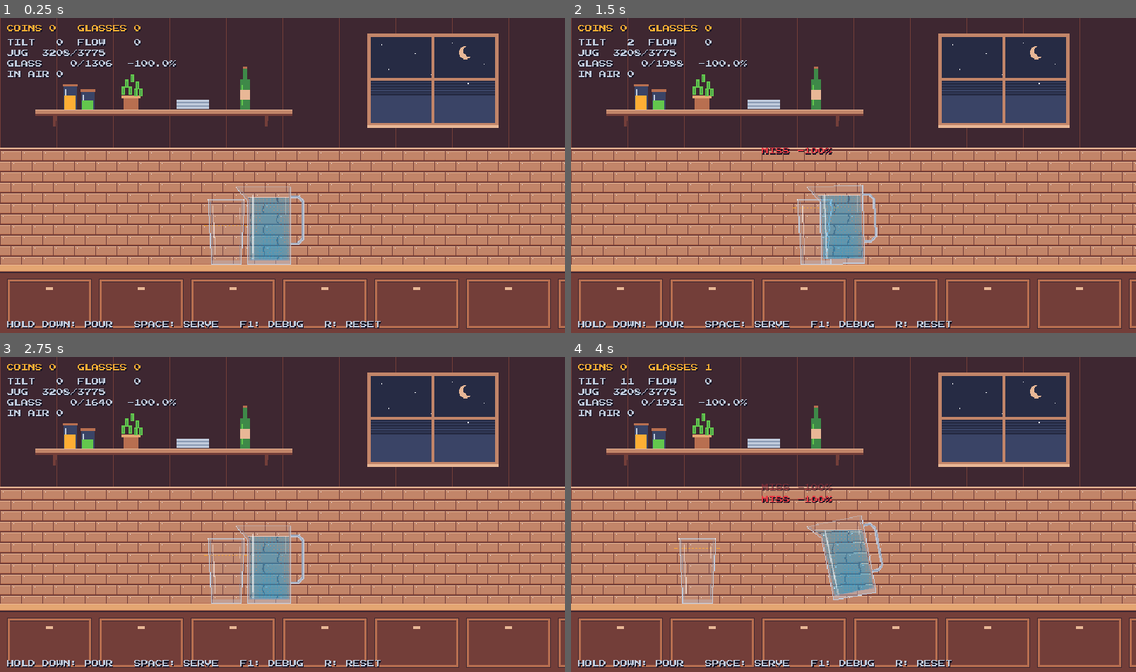
Above: before the commit, frames 1-4 (two rows, left to right).
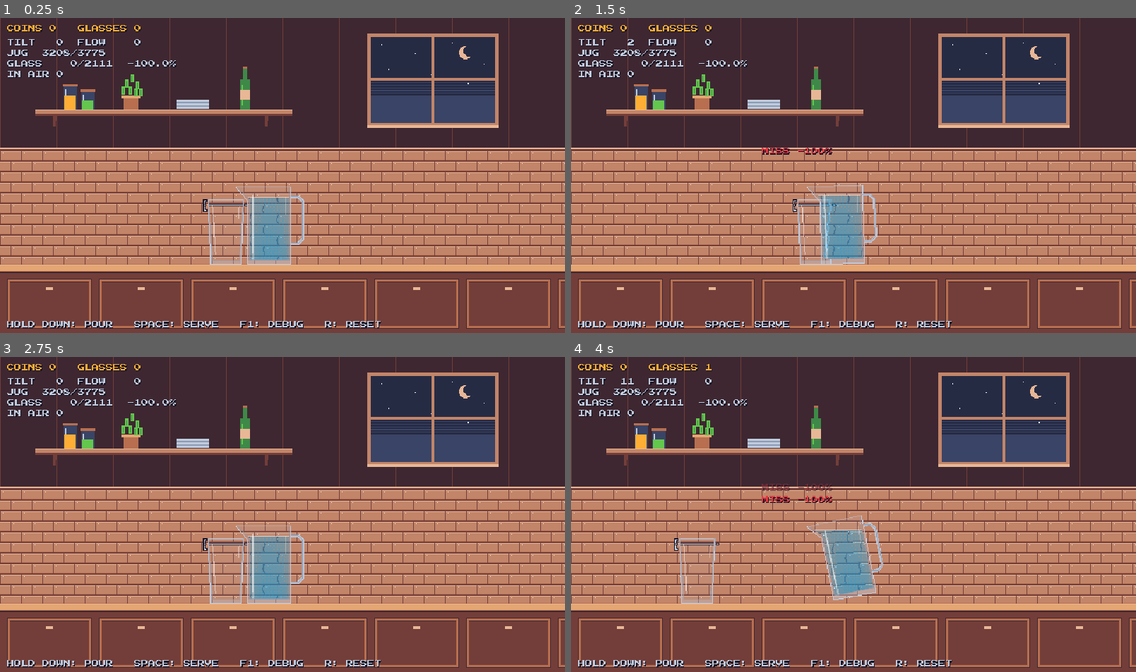
Above: after the commit, the same moments.

Repository: mihai-molnar/pour-game
Game: Godot game, scene res://main.tscn
Same seed, same stepped clock (60 frames per second), same inputs: the game is played once before the commit and once after it.
Inputs:
- Up to frame 1 (0.25 s): no input
- Up to frame 2 (1.5 s): tap Enter at 0.5 s; tap R at 0.6, 1.35 s; tap Space at 0.77 s; hold Down from 1.28 s (still down)
- Up to frame 3 (2.75 s): tap Space at 1.52 s; release Down at 2.03 s; tap R at 2.1 s
- Up to frame 4 (4 s): tap Space at 2.75, 3.02, 3.77 s; tap R at 2.85, 3.6 s; hold Down from 3.53 s (still down)

The runs differ from the first frame. In frame 1, 0.3% of the frame differs, in the area x 15-44%, y 13-79%; in frame 2, 0.3%; in frame 3, 0.3%; in frame 4, 0.3%.

Commit message:
feat: glass from DrinkDef with fixed fill line and tolerance band markers
Co-Authored-By: Claude Sonnet 5.5 <noreply@anthropic.com>

Diff:
--- a/draw_layer.gd
+++ b/draw_layer.gd
@@ -9,3 +9,17 @@
 func _draw() -> void:
 	if draw_func.is_valid():
 		draw_func.call(self)
+
+
+## Draws a polygon's edges as 1 px lines; edges along its top (the rim or
+## opening) use `rim` instead (a transparent `rim` skips them).
+static func draw_outline(ci: CanvasItem, poly: PackedVector2Array, wall: Color, rim: Color) -> void:
+	var top := INF
+	for p in poly:
+		top = minf(top, p.y)
+	for i in poly.size():
+		var a := poly[i]
+		var b := poly[(i + 1) % poly.size()]
+		var c := rim if a.y - top < 1.0 and b.y - top < 1.0 else wall
+		if c.a > 0.0:
+			ci.draw_line(a, b, c)
--- a/glass.gd
+++ b/glass.gd
@@ -1,13 +1,11 @@
 class_name Glass
 extends Node2D
-## A water tumbler. Its inside is rasterized once into pixel columns/rows, so
-## the volume → level mapping is exact to what's drawn. The surface is a 1D
-## wave (one spring column per pixel) that the stream and glass motion excite;
-## waves are visual only — the volume is the gameplay truth.
-
-@export_group("Target")
-@export_range(0.1, 1.0) var target_min := 0.55
-@export_range(0.1, 1.0) var target_max := 0.85
+## A glass (tumbler, mug, cup …) configured by a DrinkDef. Its inside is
+## rasterized once into pixel columns/rows, so the volume → level mapping is
+## exact to what's drawn. The surface is a 1D wave (one spring column per
+## pixel) that the stream and glass motion excite; waves are visual only — the
+## volume is the gameplay truth. The fill line is fixed per drink
+## (fill_fraction × capacity) and the ±good_tol band is drawn beside it.
 
 @export_group("Waves")
 @export var wave_speed := 40.0
@@ -19,10 +17,9 @@
 ## Slosh from the glass sliding (liquid lags the motion).
 @export var move_slosh := 0.0012
 
-var interior := PackedVector2Array([Vector2(-15, -5), Vector2(15, -5), Vector2(19, -74), Vector2(-19, -74)])
-var outer := PackedVector2Array([Vector2(-17, 0), Vector2(17, 0), Vector2(21, -74), Vector2(-21, -74)])
-const RIM_Y := -74
-
+var def: DrinkDef
+var interior := PackedVector2Array()
+var outer := PackedVector2Array()
 var volume := 0.0
 var target := 0.0
 var spilled := 0.0
@@ -33,12 +30,14 @@
 var _col_top := PackedInt32Array()
 var _col_bottom := PackedInt32Array()
 var _row_area := PackedInt32Array()
+var _row_left := PackedInt32Array()
+var _row_right := PackedInt32Array()
 var _wave_h := PackedFloat32Array()
 var _wave_v := PackedFloat32Array()
 var _level := 0.0
 var _target_y := 0.0
 var _bubbles: Array[Vector3] = []  # x, y (local), rise speed
-var _drips: Array[Vector3] = []    # x side (-1/1), y (local), speed
+var _drips: Array[Vector3] = []    # side (-1/1), y (local), speed
 var _last_x := 0.0
 var _last_vx := 0.0
 
@@ -48,21 +47,35 @@
 
 
 func _ready() -> void:
-	_rasterize()
 	_liquid.draw_func = _draw_liquid
 	_front.draw_func = _draw_front
-	_mat.set_shader_parameter("center_x", 0.0)
-	_mat.set_shader_parameter("half_width", 19.0)
-	_mat.set_shader_parameter("highlight_x", -15.0)
 	_last_x = global_position.x
+
+
+func setup(d: DrinkDef) -> void:
+	def = d
+	interior = d.glass_interior
+	outer = d.glass_outer
+	_rasterize()
+	var lo := Vector2(INF, INF)
+	var hi := Vector2(-INF, -INF)
+	for p in interior:
+		lo = lo.min(p)
+		hi = hi.max(p)
+	_mat.set_shader_parameter("tint", d.liquid_color)
+	_mat.set_shader_parameter("center_x", (lo.x + hi.x) * 0.5)
+	_mat.set_shader_parameter("half_width", (hi.x - lo.x) * 0.5)
+	_mat.set_shader_parameter("highlight_x", lo.x + 4.0)
+	target = d.fill_fraction * capacity
+	_target_y = level_for(target)
 	reset()
 
 
+## Empties the glass for the next serve (the fill line stays where it is).
 func reset() -> void:
 	volume = 0.0
 	spilled = 0.0
-	target = randf_range(target_min, target_max) * capacity
-	_target_y = level_for(target)
+	_level = level_for(0.0)
 	_wave_h.fill(0.0)
 	_wave_v.fill(0.0)
 	_bubbles.clear()
@@ -83,6 +96,10 @@
 	_col_bottom.resize(cols)
 	_row_area.resize(rows)
 	_row_area.fill(0)
+	_row_left.resize(rows)
+	_row_left.fill(1 << 30)
+	_row_right.resize(rows)
+	_row_right.fill(-(1 << 30))
 	_wave_h.resize(cols)
 	_wave_v.resize(cols)
 	capacity = 0.0
@@ -94,6 +111,8 @@
 				top = mini(top, _y0 + r)
 				bottom = maxi(bottom, _y0 + r + 1)
 				_row_area[r] += 1
+				_row_left[r] = mini(_row_left[r], _x0 + c)
+				_row_right[r] = maxi(_row_right[r], _x0 + c)
 				capacity += 1.0
 		_col_top[c] = top
 		_col_bottom[c] = bottom
@@ -112,13 +131,38 @@
 	return float(_y0)
 
 
+func target_y() -> float:
+	return _target_y
+
+
+## Local rows of the ±good_tol band edges: x = upper (+tol), y = lower (−tol).
+func band_levels() -> Vector2:
+	var tol: float = GameState.stats.good_tol
+	return Vector2(roundf(level_for(target * (1.0 + tol))), roundf(level_for(target * (1.0 - tol))))
+
+
 func rim_y_world() -> float:
-	return global_position.y + RIM_Y
-
-
-## World x range of the opening at the rim.
+	return global_position.y + _y0
+
+
+## World x range of the opening (the interior's top pixel row).
 func opening_world() -> Vector2:
-	return Vector2(global_position.x + interior[3].x, global_position.x + interior[2].x)
+	return Vector2(global_position.x + _row_left[0], global_position.x + _row_right[0] + 1)
+
+
+## Outer wall x (left, right) at local y.
+func outer_x_at(y: float) -> Vector2:
+	var lo := INF
+	var hi := -INF
+	var n := outer.size()
+	for i in n:
+		var a := outer[i]
+		var b := outer[(i + 1) % n]
+		if a.y != b.y and (a.y - y) * (b.y - y) <= 0.0:
+			var x := lerpf(a.x, b.x, (y - a.y) / (b.y - a.y))
+			lo = minf(lo, x)
+			hi = maxf(hi, x)
+	return Vector2(lo, hi)
 
 
 func _col(x_world: float) -> int:
@@ -148,7 +192,7 @@
 		spilled += volume - capacity
 		volume = capacity
 		if _drips.size() < 30:
-			_drips.append(Vector3(1.0 if randf() < 0.5 else -1.0, RIM_Y, randf_range(30.0, 60.0)))
+			_drips.append(Vector3(1.0 if randf() < 0.5 else -1.0, float(_y0), randf_range(30.0, 60.0)))
 	var c := _col(x_world)
 	var kick := vol * speed * impact_gain
 	_wave_v[c] -= kick
@@ -212,13 +256,8 @@
 	_front.queue_redraw()
 
 
-func _wall_x(y: float, side: float) -> float:
-	# Outer wall x at local y (walls taper from 17 at the base to 21 at the rim).
-	return side * (17.0 + 4.0 * (-y) / 74.0)
-
-
 func _draw_liquid(ci: CanvasItem) -> void:
-	if volume < 0.5:
+	if def == null or volume < 0.5:
 		return
 	for c in _col_top.size():
 		var top := maxi(roundi(_surface_local(c)), _col_top[c])
@@ -226,13 +265,12 @@
 			ci.draw_rect(Rect2(_x0 + c, top, 1, _col_bottom[c] - top), Color.WHITE)
 
 
-func _px(ci: CanvasItem, a: Vector2, b: Vector2, color: Color) -> void:
-	ci.draw_line(a + Vector2(0.5, 0.5), b + Vector2(0.5, 0.5), color)
-
-
 func _draw_front(ci: CanvasItem) -> void:
+	if def == null:
+		return
 	ci.draw_colored_polygon(outer, Color(Palette.FROST, 0.08))
-	ci.draw_rect(Rect2(-17, -5, 34, 5), Color(Palette.FROST, 0.3))
+	for wall in Geometry2D.clip_polygons(outer, interior):
+		ci.draw_colored_polygon(wall, Color(Palette.FROST, 0.3))
 
 	# Meniscus + bubbles.
 	if volume >= 0.5:
@@ -243,27 +281,62 @@
 	for b in _bubbles:
 		ci.draw_rect(Rect2(floorf(b.x), floorf(b.y), 1, 1), Color(Palette.WHITE, 0.7))
 
-	# Fill line: dashes inside, ticks outside.
+	_draw_band(ci)
+	_draw_fill_line(ci)
+
+	# Walls: outlines inset/outset half a pixel so 1 px lines land on the glass's own pixels.
+	for poly in Geometry2D.offset_polygon(outer, -0.5, Geometry2D.JOIN_MITER):
+		DrawLayer.draw_outline(ci, poly, Palette.FROST, Color(Palette.FROST, 0.7))
+	for poly in Geometry2D.offset_polygon(interior, 0.5, Geometry2D.JOIN_MITER):
+		DrawLayer.draw_outline(ci, poly, Color(Palette.MIST, 0.5), Color(0, 0, 0, 0))
+	# Highlights, derived from the interior's row spans.
+	var rows := _row_left.size()
+	for r in range(6, rows - 6):
+		ci.draw_rect(Rect2(_row_left[r] + 3, _y0 + r, 1, 1), Color(Palette.WHITE, 0.55))
+	for r in range(8, mini(22, rows)):
+		ci.draw_rect(Rect2(_row_right[r] - 3, _y0 + r, 1, 1), Color(Palette.WHITE, 0.35))
+
+	# Drips running down the outside after an overflow.
+	for d in _drips:
+		var walls := outer_x_at(d.y)
+		var px := floorf(walls.y) if d.x > 0.0 else floorf(walls.x) - 1.0
+		ci.draw_rect(Rect2(px, floorf(d.y), 1, 2), def.liquid_highlight)
+
+
+## The ±good_tol band: a light bracket (spine + end ticks pointing at the
+## glass) just outside the left wall, outlined dark so it reads on any background.
+func _draw_band(ci: CanvasItem) -> void:
+	var band := band_levels()
+	var y_top := int(band.x)
+	var y_bot := int(band.y)
+	var x := floori(outer_x_at(float(y_top)).x) - 4
+	var h := y_bot - y_top + 1
+	ci.draw_rect(Rect2(x - 1, y_top - 1, 3, h + 2), Palette.INK)
+	ci.draw_rect(Rect2(x - 1, y_top - 1, 5, 3), Palette.INK)
+	ci.draw_rect(Rect2(x - 1, y_bot - 1, 5, 3), Palette.INK)
+	ci.draw_rect(Rect2(x, y_top, 1, h), Palette.FROST)
+	ci.draw_rect(Rect2(x, y_top, 3, 1), Palette.FROST)
+	ci.draw_rect(Rect2(x, y_bot, 3, 1), Palette.FROST)
+
+
+## The fill line: a 1 px white line with dark rows above and below across the
+## inside, plus outlined ticks outside the walls. The left tick runs from the
+## band bracket to the wall, so it reads as the bracket's centre mark.
+func _draw_fill_line(ci: CanvasItem) -> void:
 	var ty := roundi(_target_y)
-	var half := int(17.0 + 4.0 * (-ty) / 74.0) - 2
-	for x in range(-half, half, 4):
-		ci.draw_rect(Rect2(x, ty, 2, 1), Color(Palette.GOLD, 0.9))
-	var outer_x := int(_wall_x(ty, 1.0))
-	ci.draw_rect(Rect2(outer_x + 2, ty, 4, 1), Palette.GOLD)
-	ci.draw_rect(Rect2(-outer_x - 6, ty, 4, 1), Palette.GOLD)
-
-	# Walls.
-	_px(ci, Vector2(-21, -74), Vector2(-17, -1), Palette.FROST)
-	_px(ci, Vector2(20, -74), Vector2(16, -1), Palette.FROST)
-	_px(ci, Vector2(-17, -1), Vector2(16, -1), Palette.FROST)
-	_px(ci, Vector2(-19, -73), Vector2(-15, -6), Color(Palette.MIST, 0.5))
-	_px(ci, Vector2(18, -73), Vector2(14, -6), Color(Palette.MIST, 0.5))
-	_px(ci, Vector2(-21, -74), Vector2(20, -74), Color(Palette.FROST, 0.7))
-	# Highlights.
-	_px(ci, Vector2(-16, -68), Vector2(-13, -12), Color(Palette.WHITE, 0.55))
-	_px(ci, Vector2(15, -66), Vector2(14, -52), Color(Palette.WHITE, 0.35))
-	ci.draw_rect(Rect2(-21, -74, 1, 1), Palette.WHITE)
-	ci.draw_rect(Rect2(20, -74, 1, 1), Palette.WHITE)
-
-	for d in _drips:
-		ci.draw_rect(Rect2(floorf(_wall_x(d.y, d.x)) + (0.0 if d.x > 0 else -1.0), floorf(d.y), 1, 2), Palette.WATER_LIGHT)
+	var r := ty - _y0
+	if r < 0 or r >= _row_left.size():
+		return
+	var left := _row_left[r]
+	var width := _row_right[r] - left + 1
+	ci.draw_rect(Rect2(left, ty - 1, width, 3), Palette.INK)
+	ci.draw_rect(Rect2(left, ty, width, 1), Palette.WHITE)
+	var walls := outer_x_at(float(ty) + 0.5)
+	var bracket_x := floori(outer_x_at(band_levels().x).x) - 4
+	var left_end := floori(walls.x) - 2
+	ci.draw_rect(Rect2(bracket_x - 1, ty - 1, left_end - bracket_x + 2, 3), Palette.INK)
+	ci.draw_rect(Rect2(bracket_x, ty, left_end - bracket_x, 1), Palette.WHITE)
+	# Short right tick: the pourer's wall sits ~4 px to the right of the glass.
+	var right_start := ceili(walls.y) + 1
+	ci.draw_rect(Rect2(right_start - 1, ty - 1, 4, 3), Palette.INK)
+	ci.draw_rect(Rect2(right_start, ty, 2, 1), Palette.WHITE)
--- a/main.gd
+++ b/main.gd
@@ -36,6 +36,9 @@
 
 
 func _ready() -> void:
+	var drink: DrinkDef = GameState.owned_drinks[0]
+	glass.setup(drink)
+	stream.set_drink(drink)
 	_build_hud()
 	var args := {}
 	for a in OS.get_cmdline_user_args():
--- a/stream.gd
+++ b/stream.gd
@@ -22,6 +22,8 @@
 	var state := 0  # 0 = above the rim, 1 = inside the glass, 2 = missed it
 
 var spilled := 0.0
+var liquid_color := Palette.WATER
+var liquid_highlight := Palette.WATER_LIGHT
 
 var _parcels: Array[Parcel] = []
 var _droplets: Array[Vector4] = []  # x, y, vx, vy — splash visuals only
@@ -50,6 +52,11 @@
 		vol = _pending
 		_pending = 0.0
 	_spawn(origin, velocity, vol, clampi(int(1.0 + sqrt(flow) / 14.0), 1, 4))
+
+
+func set_drink(d: DrinkDef) -> void:
+	liquid_color = d.liquid_color
+	liquid_highlight = d.liquid_highlight
 
 
 func _spawn(origin: Vector2, velocity: Vector2, vol: float, width: int) -> void:
@@ -131,8 +138,8 @@
 
 
 func _draw() -> void:
-	var body := Color(Palette.WATER, 0.9)
-	var core := Color(Palette.WATER_LIGHT, 0.9)
+	var body := Color(liquid_color, 0.9)
+	var core := Color(liquid_highlight, 0.9)
 	var prev: Parcel = null
 	for p in _parcels:
 		if prev != null and p.tick == prev.tick + 1:
--- /dev/null
+++ b/tools/checks/check_glass.gd
@@ -0,0 +1,31 @@
+extends CheckBase
+## Checks the glass set up from water.tres: exact capacity, fixed target,
+## band levels following stats.good_tol, and geometry helpers. Run:
+##   "$GODOT" --headless --path . --quit-after 900 --script res://tools/run_check.gd -- --check=glass
+
+
+func run() -> void:
+	var main: Node = load("res://main.tscn").instantiate()
+	add_child(main)
+	var glass: Glass = main.glass
+	var water: DrinkDef = GameState.owned_drinks[0]
+	expect(glass.def == water, "glass is set up with water")
+	expect(glass.capacity == 2346.0, "capacity = interior pixel count (got %d)" % glass.capacity)
+	var want := 0.9 * glass.capacity
+	expect(is_equal_approx(glass.target, want), "target = fill_fraction x capacity")
+	for i in 5:
+		glass.reset()
+	expect(is_equal_approx(glass.target, want), "target stays fixed across resets")
+	expect(glass.volume == 0.0 and glass.spilled == 0.0, "reset empties the glass")
+	expect(is_equal_approx(glass.level_for(0.0), -5.0), "empty level is the floor")
+	expect(is_equal_approx(glass.level_for(glass.capacity), -74.0), "full level is the rim")
+	var band := glass.band_levels()
+	expect(band.x < glass.target_y() and glass.target_y() < band.y, "band edges straddle the fill line (%s vs %.1f)" % [band, glass.target_y()])
+	GameState.stats.good_tol = 0.2
+	var wide := glass.band_levels()
+	GameState.stats.good_tol = 0.1
+	expect(wide.x <= band.x and wide.y > band.y, "a wider good_tol widens the band (%s vs %s)" % [wide, band])
+	expect(glass.opening_world() == Vector2(237, 275), "opening at the rim (got %s)" % glass.opening_world())
+	expect(is_equal_approx(glass.rim_y_world(), 206.0), "rim at y=206 (got %.1f)" % glass.rim_y_world())
+	var walls := glass.outer_x_at(-37.0)
+	expect(walls.is_equal_approx(Vector2(-19, 19)), "outer walls at mid height (got %s)" % walls)
Not shown, added: tools/checks/check_glass.gd.uid
